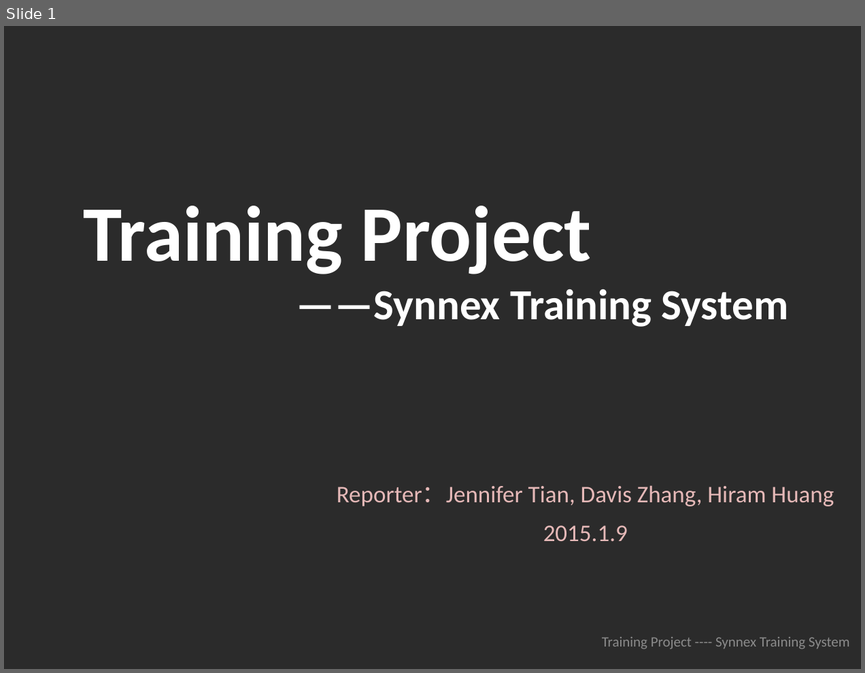
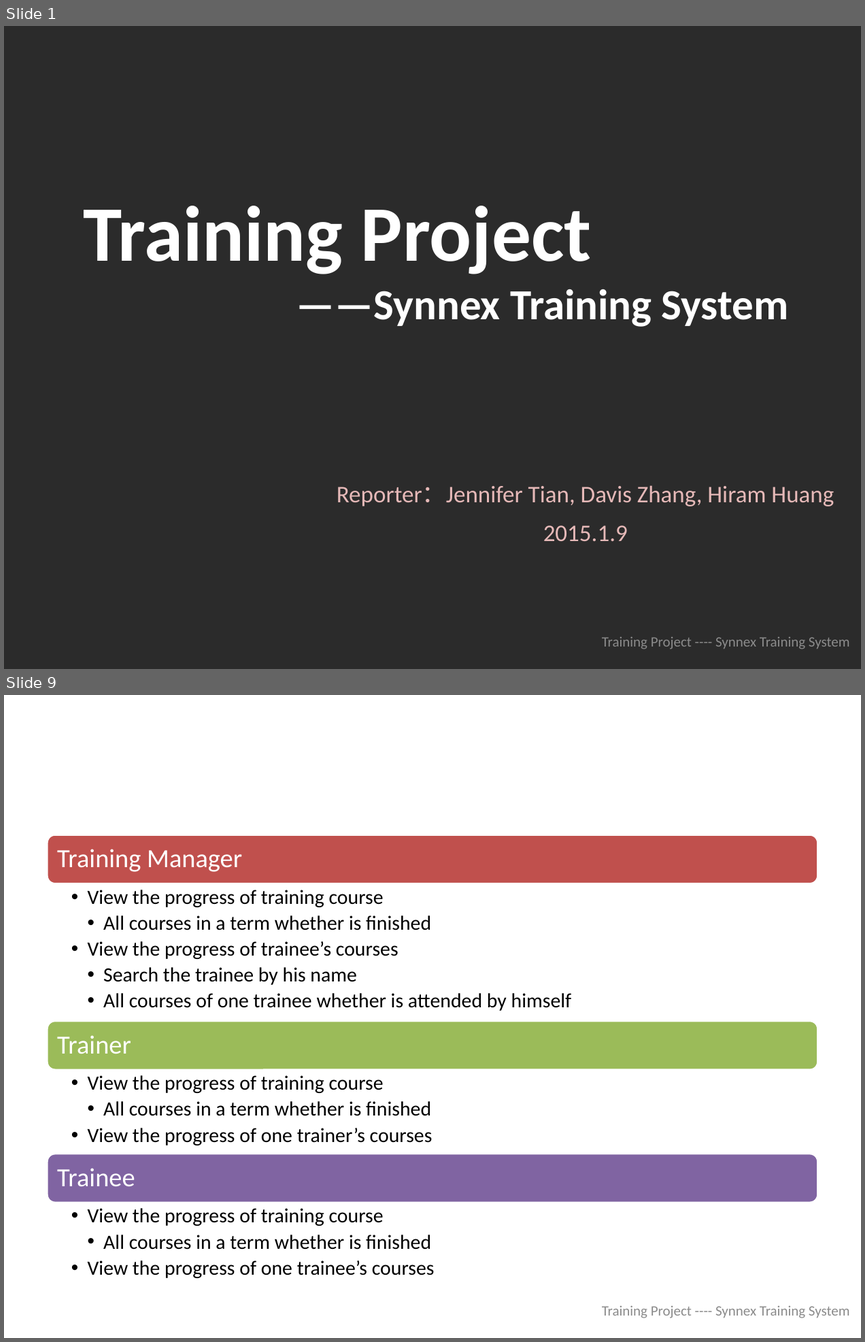
Before and after one commit to zhangruhong/trainingsystem, a slide deck: info/总结.pptx. Shown one above the other, each under a label of ours: slide 1 before the commit, slides 1 and 9 after it; the slides between them are not shown. The pictures are 865x673 and 865x1342 pixels, drawn with LibreOffice and Linux fonts; fonts in the diff are those of the drawing; background and template pictures are left out; a plain dark background stands for a picture behind light text. Boxes give left, top, right and bottom in pixels: in the first picture for what was removed or moved away, otherwise in the second. Text is boxed around its words. In the diff, an @@ line names an element or a change of style, - is before the commit and + after.

```diff
--- a/info/总结.pptx
+++ b/info/总结.pptx
@@ slide 9 added at [4, 695, 861, 1338], background #FFFFFF @@
@@ title added at [104, 713, 818, 794], 36 pt, text #FFFFFF, bold @@
+What will we do in progress of training?
@@ group added at [47, 834, 818, 1278]: 6 texts, 3 rounded rectangles @@
+Training Manager
+  •• View the progress of training course
+    •• All courses in a term whether is finished
+  •• View the progress of trainee’s courses
+    •• Search the trainee by his name
+    •• All courses of one trainee whether is attended by himself
+Trainer
+  •• View the progress of training course
+    •• All courses in a term whether is finished
+  •• View the progress of one trainer’s courses
+Trainee
+  •• View the progress of training course
+    •• All courses in a term whether is finished
+  •• View the progress of one trainee’s courses
@@ text added at [602, 1305, 850, 1318], 12 pt, text #8C8C8C @@
+Training Project ---- Synnex Training System
```
Also in this commit, not shown: 7 slides changed, 8 other slides added, 8 slides removed.
